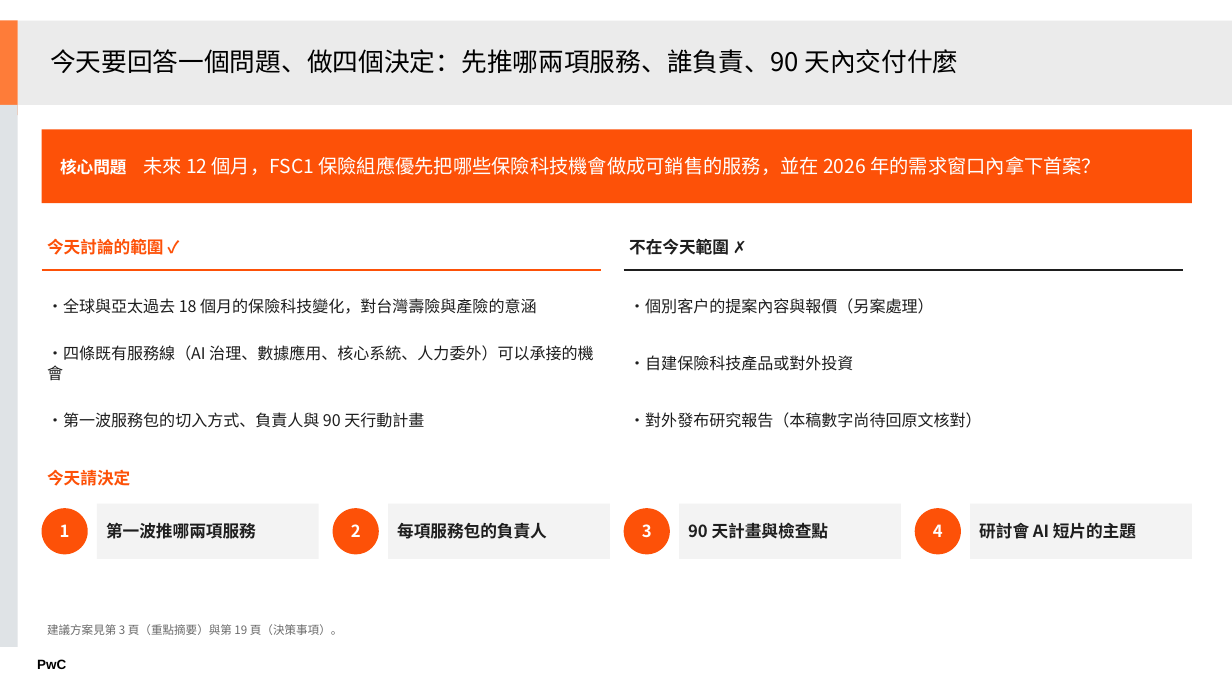
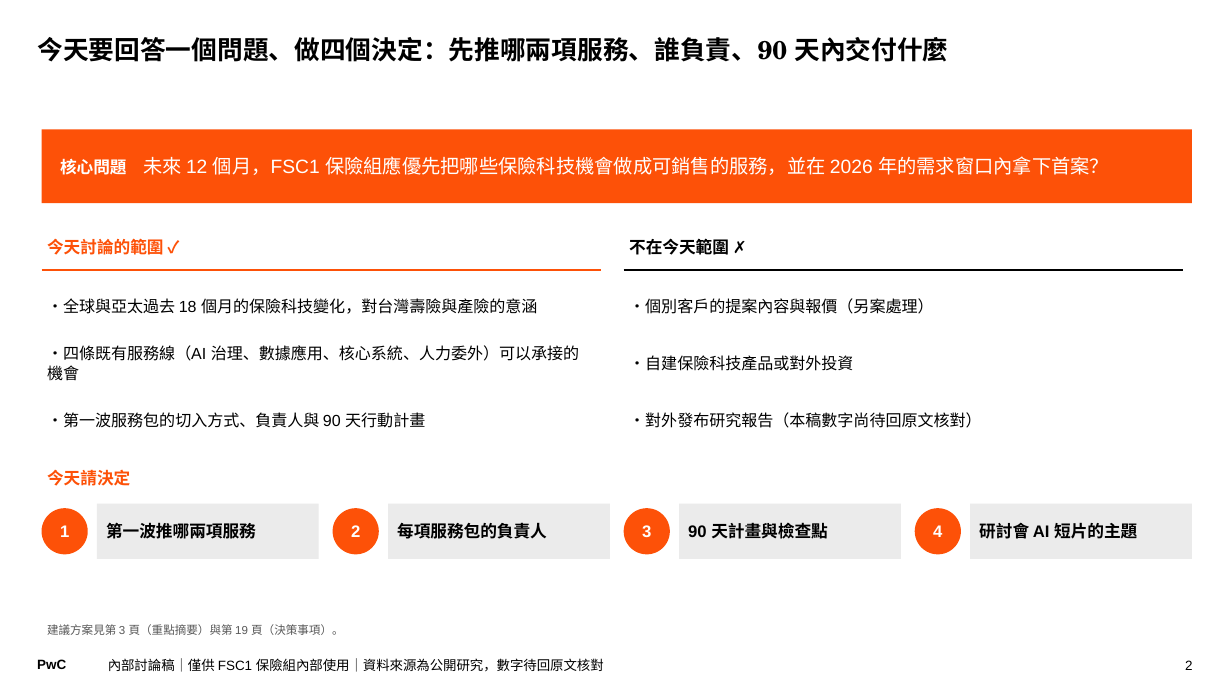
Before and after one commit to Robshao/PwC_FSC1, a slide deck: slide 2 of research/insurtech-2026/保險科技服務優先順序_會議簡報.pptx. Drawn at 1232x693 pixels with LibreOffice and Linux fonts; fonts in the diff are those of the drawing. Boxes give left, top, right and bottom in pixels: in the first picture for what was removed or moved away, otherwise in the second. Text is boxed around its words. In the diff, an @@ line names an element or a change of style, - is before the commit and + after.

```diff
--- a/research/insurtech-2026/保險科技服務優先順序_會議簡報.pptx
+++ b/research/insurtech-2026/保險科技服務優先順序_會議簡報.pptx
@@ rectangle removed at (0,20,18,115) @@
@@ rectangle removed at (18,20,1232,104) @@
@@ title "今天要回答一個問題、做四個決定：先推哪兩項服務、誰負責、90 天內交付什麼": place and size @@
-title "今天要回答一個問題、做四個決定：先推哪兩項服務、誰負責、90 天內交付什麼" at (50,49,958,73)
+title "今天要回答一個問題、做四個決定：先推哪兩項服務、誰負責、90 天內交付什麼" at (37,37,948,62)
@@ title "今天要回答一個問題、做四個決定：先推哪兩項服務、誰負責、90 天內交付什麼" at (37,37,948,62): font Noto Sans CJK TC to TeX Gyre Schola, bold on; line spacing 0.85 to 0.9; vertical alignment middle to top @@
@@ rectangle removed at (0,105,18,648) @@
@@ rectangle "核心問題 未來 12 個月，FSC1 保險組應優先把哪些保險科技機會做成可銷售的服務，並在 ..." at (42,129,1192,203): font Noto Sans CJK TC to Arial @@
@@ text "不在今天範圍 ✗" at (629,238,729,255): font Noto Sans CJK TC to Noto Sans CJK SC, text colour #1E1E1E to #000000 @@
@@ line (624, 270) - (1183, 270): stroke #1E1E1E 1.5 pt to #000000 1.5 pt @@
@@ font Noto Sans CJK TC to Arial, text colour #1E1E1E to #000000 in 6 elements at (47,298,537,314), (47,345,579,380), (47,412,425,428), (629,298,933,314), (629,355,853,371), (629,412,981,428) @@
@@ ellipse "3" at (624,508,670,555): font Noto Sans CJK TC to Arial @@
@@ font Noto Sans CJK TC to Arial, text colour #1E1E1E to #000000; fill #F3F3F3 to #EBEBEB in 4 elements at (97,504,319,559), (388,504,610,559), (679,504,901,559), (970,504,1192,559) @@
@@ text "建議方案見第 3 頁（重點摘要）與第 19 頁（決策事項）。" at (47,624,343,635): font Noto Sans CJK TC to Arial, text colour #6B6B6B to #595959 @@
@@ text added at (108,658,604,672), 10.5 pt, text #000000 @@
+內部討論稿｜僅供 FSC1 保險組內部使用｜資料來源為公開研究，數字待回原文核對
@@ page number added at (1185,660,1192,670), 10.5 pt, text #000000 @@
+2
```
Also in this commit, not shown: 23 other slides changed, 9 other files.
